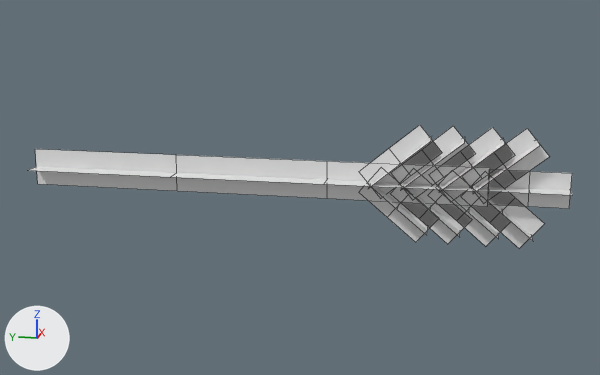
The OBJ model Assets/Alpha Assets/Materials/Flowers/SM_Lavender.obj as it was, and as the next commit left it.
Rendered twice from a 50 mm lens placed at (-37.9, -21.3, 9.1), pointed at (0.0, -13.7, -0.4). The axes (+X, +Y, +Z) are drawn at lower left. The lights are the same throughout. Mesh edges are drawn as thin lines. Where no turn or scale is listed for an object, it has been applied to the vertices.

Names of what the first picture shows: 'SM_Lavender'.
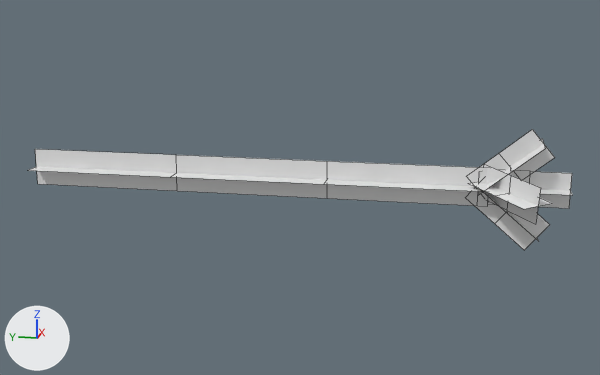
Boxes [x1, y1, x2, y2] around the edits, measured in the pictures (600 x 375 px; the box of a moved part takes in the faces that stretch with it):
'SM_Lavender', reshaped: before [29, 125, 572, 248]; after [29, 129, 572, 250]
part 1 of me_sm_lavender, deleted: before [368, 125, 549, 199]
part 2 of me_sm_lavender, moved or reshaped: before [368, 176, 545, 248]; after [465, 129, 555, 250]

What the commit changed:
me_sm_lavender is used by ob_sm_lavender; location (0.0, 0.0, 0.0).
me_sm_lavender had 124 vertices, 42 faces and spanned x -0.9..0.9, y -26.0..0.0, z -2.8..2.8.
me_sm_lavender now has 76 vertices, 26 faces and spans x -3.0..3.1, y -26.0..0.0, z -2.8..2.8.
me_sm_lavender part 1: 8 loose pieces with 48 vertices, spanning x -0.8..0.8, y -25.0..-16.5, z -0.8..2.8, are deleted.
Part 2, on me_sm_lavender:
3 vertices in x 0.0..0.8, y -25.0..-22.6, z -1.7..-1.1 move by (-0.1, -0.2, 0.0).
45 vertices move from x -0.8..0.8, y -24.5..-16.5, z -2.8..0.7 to x -3.0..3.1, y -25.2..-21.4, z -2.8..2.8.
